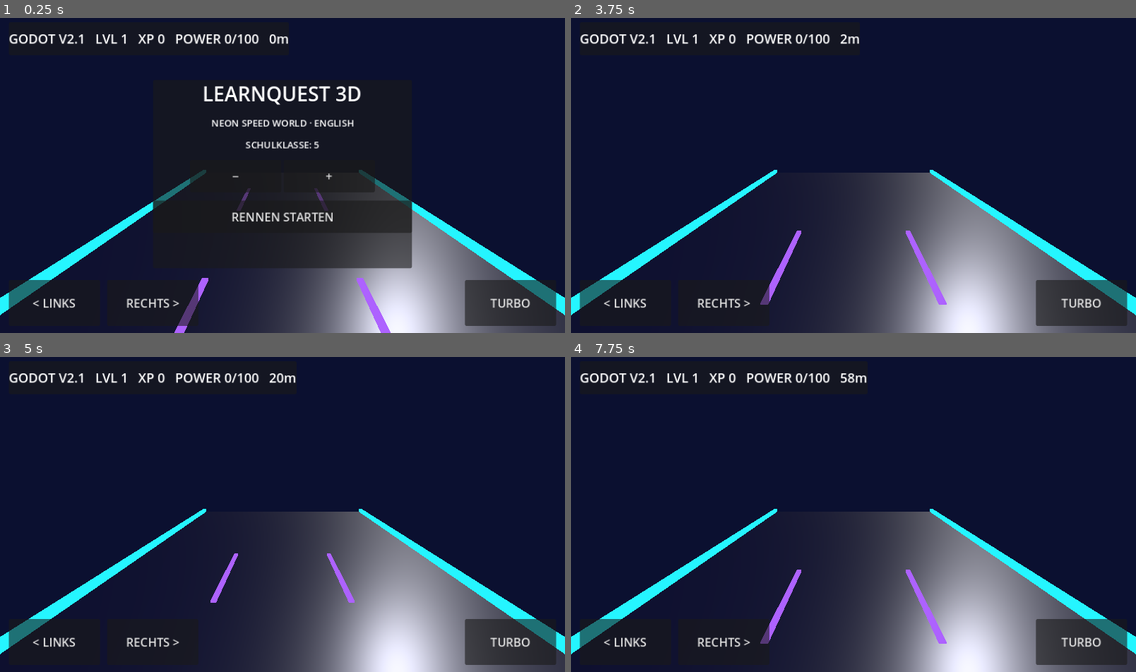
Above: before the commit, frames 1-4 (two rows, left to right).
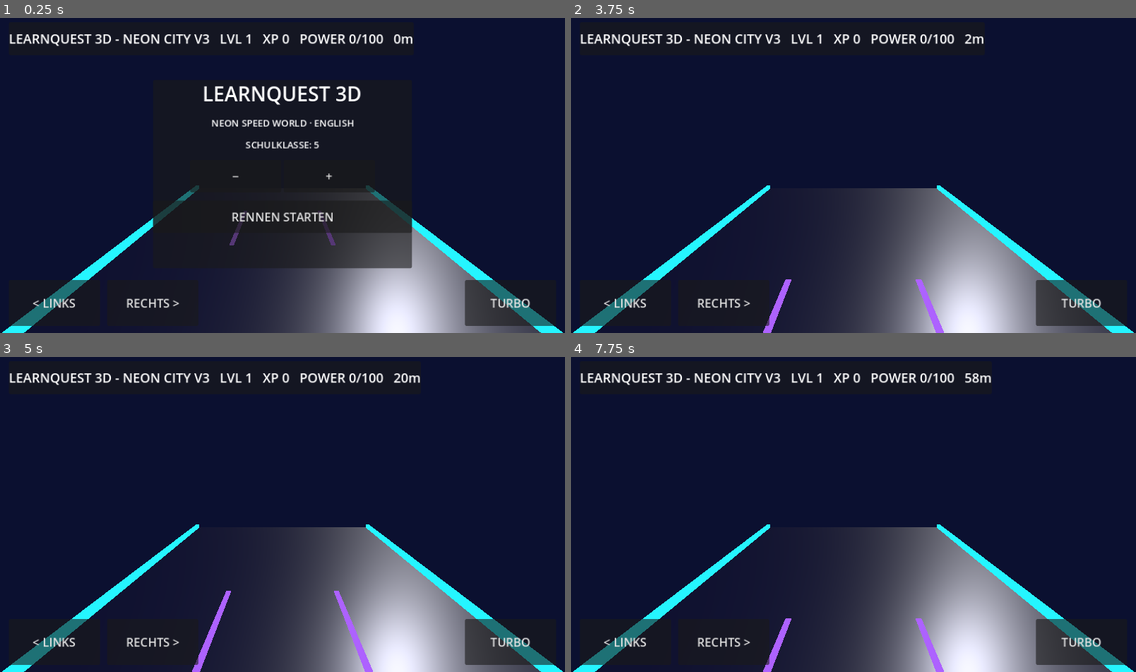
Above: after the commit, the same moments.

Repository: mtothek0703/learnquest-unity-web
Game: Godot game, scene res://main.tscn
The game is run twice, just before and just after one commit, with the same random seed, the same clock (stepped at 60 frames per second) and the same inputs.
Inputs:
- Up to frame 1 (0.25 s): no input
- Up to frame 2 (3.75 s): click "RECHTS >" at 0.5 s; click "TURBO" at 1.25 s; click "−" at 2 s; click "+" at 2.75 s; click "RENNEN STARTEN" at 3.5 s
- Up to frame 3 (5 s): hold Right from 4.28 s (still down)
- Up to frame 4 (7.75 s): release Right at 5.03 s; hold S 5.03-5.78 s; hold Right 5.78-7.28 s; hold Left from 7.28 s (still down)

The runs differ from the first frame. In frame 1, 7.8% of the frame differs, in the area x 0-100%, y 5-100%; in frame 2, 9.0%; in frame 3, 9.0%; in frame 4, 9.1%.

Commit message:
feat(godot): expand immersive 3D neon city track and restore rider chase framing

Diff:
--- a/godot/world.gd
+++ b/godot/world.gd
@@ -88,9 +88,9 @@
     add_child(sun)
 
     var camera := Camera3D.new()
-    camera.position = Vector3(0, 3.6, 7.4)
+    camera.position = Vector3(0, 4.3, 9.0)
     camera.rotation_degrees = Vector3(-12, 180, 0)
-    camera.look_at(Vector3(0, 1.45, 1.0))
+    camera.look_at(Vector3(0, 1.5, 0.5))
     camera.fov = 64
     add_child(camera)
     camera.current = true
@@ -109,7 +109,7 @@
     var hero_script = preload("res://hover_hero.gd")
     rider = hero_script.new()
     rider.name = "Animated Hover Hero"
-    rider.position = Vector3(0, 0, 1.9)
+    rider.position = Vector3(0, 0, 0.2)
     rider.scale = Vector3(1.55, 1.55, 1.55)
     add_child(rider)
     # Highly visible, temporary visual check anchored to the rider.
@@ -121,6 +121,14 @@
     rider.add_child(marker)
     marker.position = Vector3(0, 2, 0)
 
+    # Build cinematic roadside structures with physically modeled depth.
+    for i in range(9):
+        var z_arch: float = -17.0 - float(i) * 15.0
+        var arch_tint: Color = Color("#11eaff") if i % 2 == 0 else Color("#ff49db")
+        cube(self, Vector3(-5.45, 2.75, z_arch), Vector3(0.36, 5.5, 0.5), arch_tint, true)
+        cube(self, Vector3(5.45, 2.75, z_arch), Vector3(0.36, 5.5, 0.5), arch_tint, true)
+        cube(self, Vector3(0, 5.5, z_arch), Vector3(11.1, 0.36, 0.5), arch_tint, true)
+        cube(self, Vector3(0, 5.12, z_arch), Vector3(3.2, 0.12, 0.18), Color("#fff0a0"), true)
     moving = Node3D.new()
     moving.name = "Moving city"
     add_child(moving)
@@ -292,7 +300,7 @@
 
 func _refresh_hud() -> void:
     if hud != null:
-        hud.text = "GODOT V2.1   LVL %d   XP %d   POWER %d/100   %dm" % [1 + xp / 200, xp, power, int(distance)]
+        hud.text = "LEARNQUEST 3D - NEON CITY V3   LVL %d   XP %d   POWER %d/100   %dm" % [1 + xp / 200, xp, power, int(distance)]
 
 func _process(delta: float) -> void:
     if feedback_time > 0:
